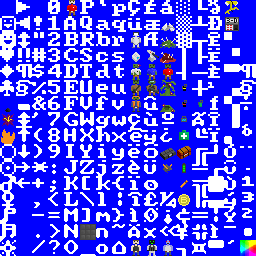
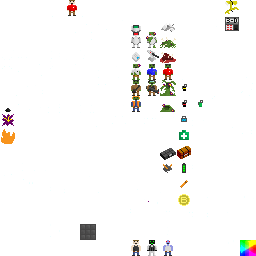
Comparing the layer stacks of the two 256 × 256 images. Changes:
added layer "infected sec bot" above "robots" over [146, 32, 157, 202]
painted on "robots" over [131, 25, 151, 35]
painted on "Layer 0" over [128, 18, 158, 46]
hid "Layer 1" over [0, 0, 256, 256]
